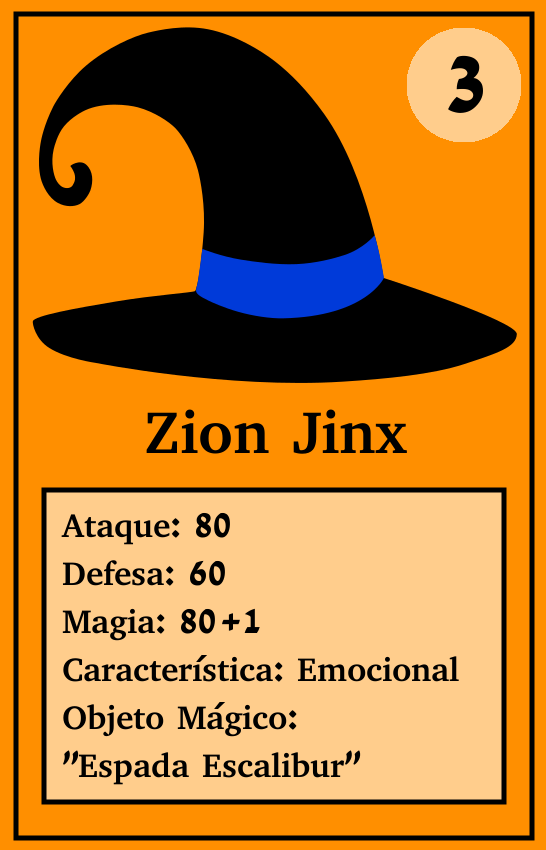
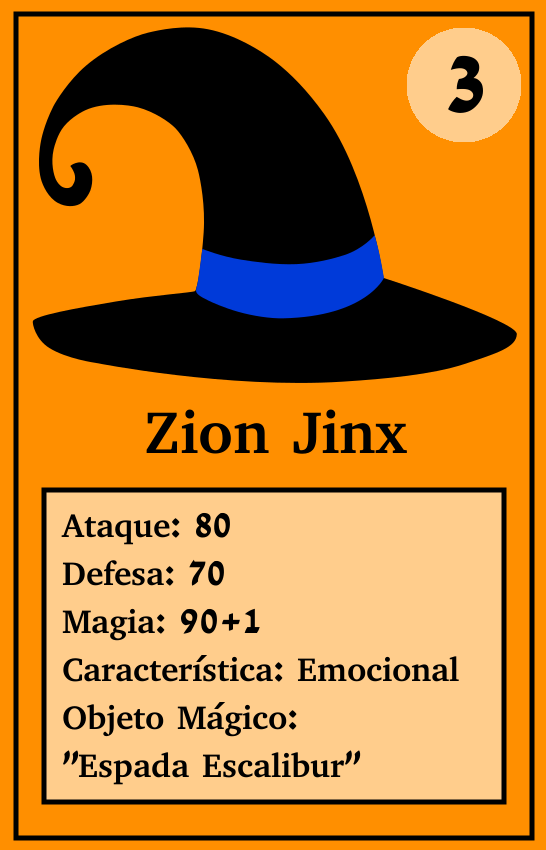
The second w=546, h=850 image is a revision of the first. Changes to its layers:
painted on "Ataque: 80 ... #1" over (x1=181, y1=559, x2=225, y2=634)
